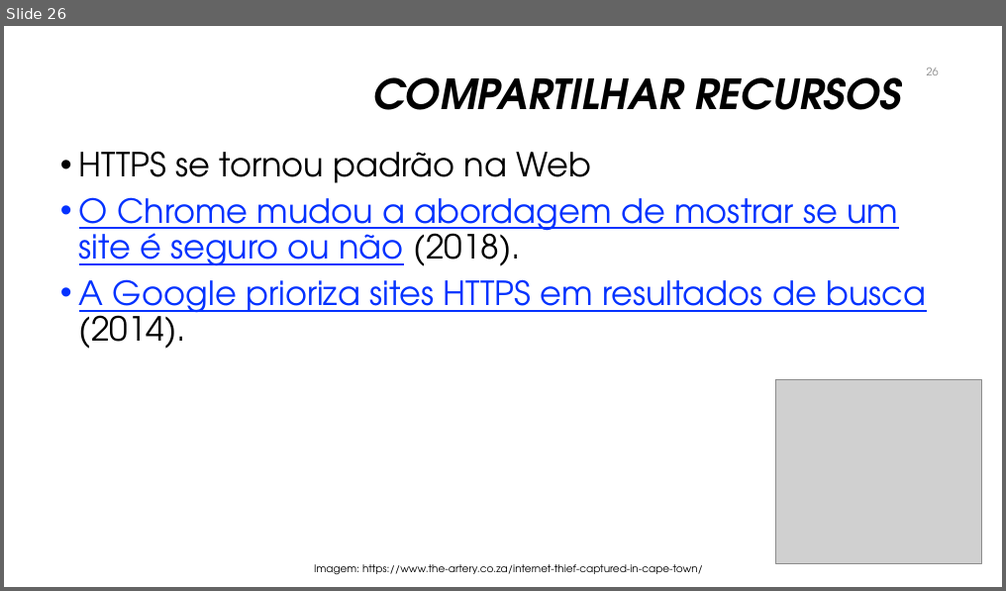
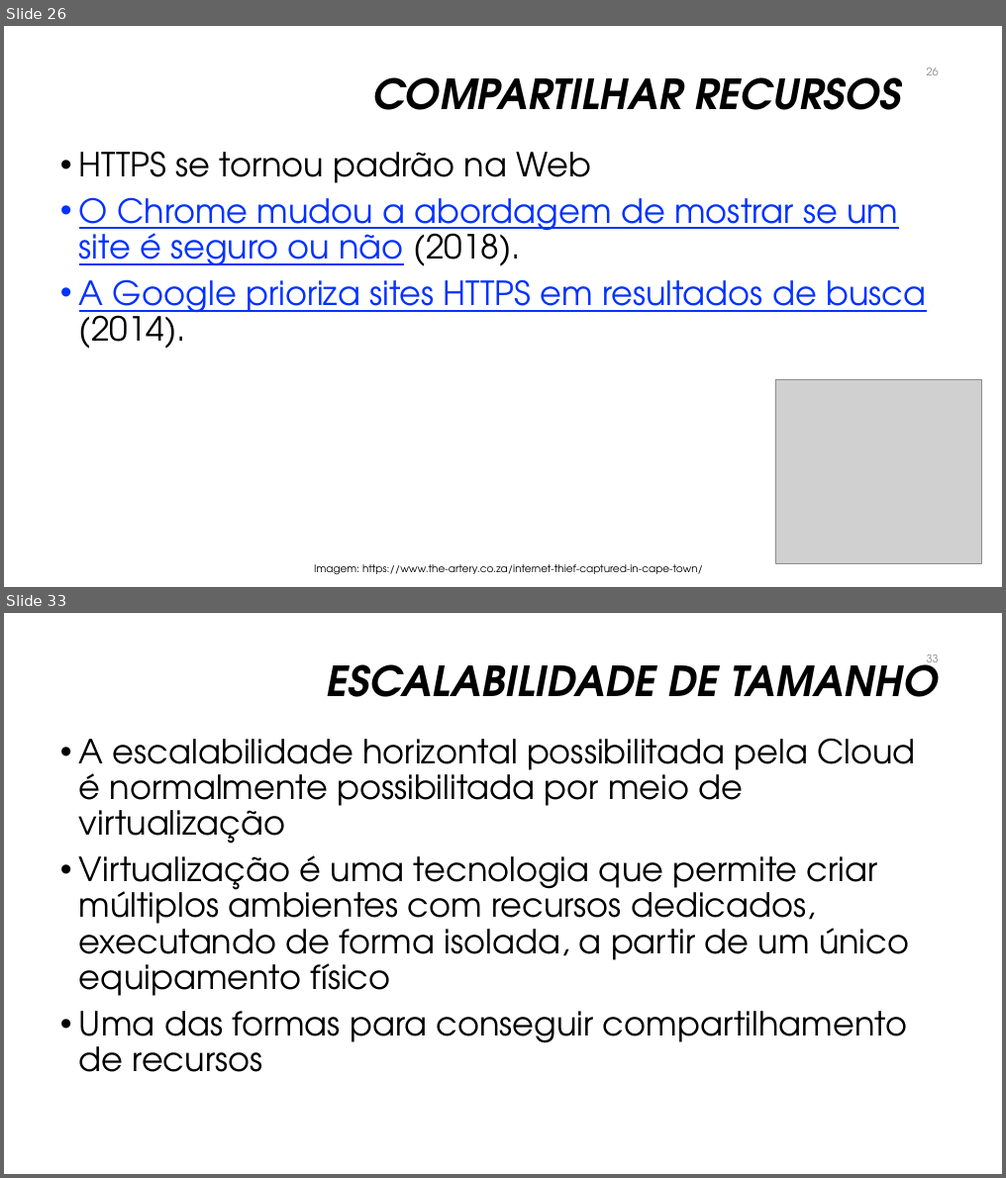
Before and after one commit to manoelcampos/sistemas-distribuidos, a slide deck: introducao-sd.pptx. Shown one above the other, each under a label of ours: slide 26 before the commit, slides 26 and 33 after it; the slides between them are not shown. The pictures are 1006x591 and 1006x1178 pixels, drawn with LibreOffice and Linux fonts; fonts in the diff are those of the drawing; grey boxes stand for pictures; background and template pictures are left out. Boxes give left, top, right and bottom in pixels: in the first picture for what was removed or moved away, otherwise in the second. Text is boxed around its words. In the diff, an @@ line names an element or a change of style, - is before the commit and + after.

```diff
--- a/introducao-sd.pptx
+++ b/introducao-sd.pptx
@@ slide 33 added at box(4, 613, 1002, 1174), background #FFFFFF @@
@@ title added at box(327, 655, 938, 697), 40 pt, text #000000, bold, italic @@
+ESCALABILIDADE DE TAMANHO
@@ page number added at box(927, 655, 939, 669), 10.5 pt, text #8C8C8C @@
+33
@@ text added at box(79, 738, 915, 1072), 32 pt, text #000000 @@
+• A escalabilidade horizontal possibilitada pela Cloud é normalmente possibilitada por meio de virtualização
+• Virtualização é uma tecnologia que permite criar múltiplos ambientes com recursos dedicados, executando de forma isolada, a partir de um único equipamento físico
+• Uma das formas para conseguir compartilhamento de recursos
```
Also in this commit, not shown: 2 slides changed, 33 other slides added, 12 other files.
